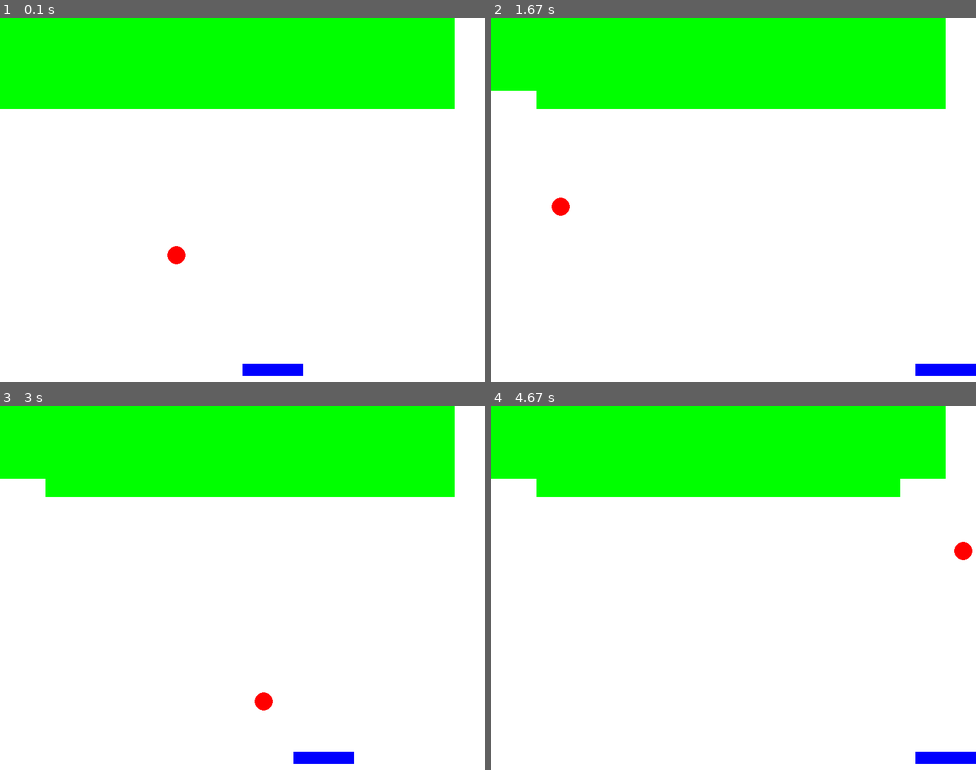
Above: before the commit, frames 1-4 (two rows, left to right).
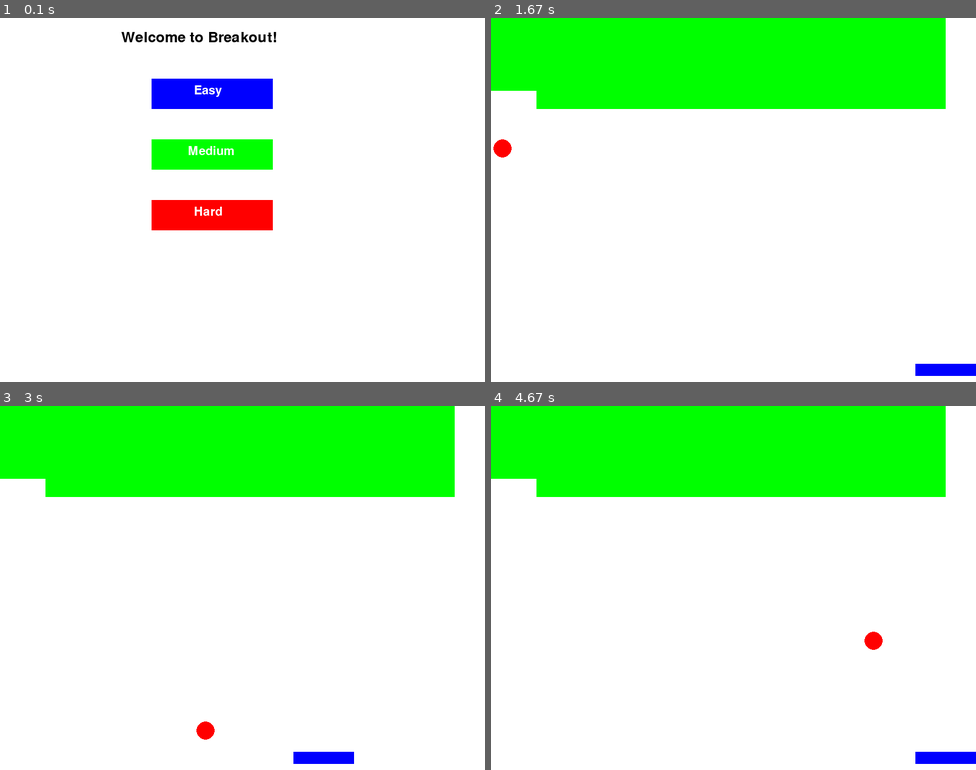
Above: after the commit, the same moments.

Repository: Oksana-KV51/PyGame
Game: pygame game, started from arcanoid.py
Two runs of this game, one before a commit and one after it. Both use one fixed random seed, a clock stepped at 60 frames per second and the inputs below.
Inputs (mouse positions are in pixels of both pictures, inside the frame that each line leads up to):
- Up to frame 1 (0.1 s): no input
- Up to frame 2 (1.67 s): click (704, 94) at 0.38 s, where only the run after the commit has a clickable "Easy"; hold Right 0.67-1.13 s; move the mouse to (714, 214) at 0.7 s; hold Right 1.17-1.63 s
- Up to frame 3 (3 s): hold Left 1.67-2.2 s; hold Left 2.23-2.63 s; hold Right from 2.67 s (still down)
- Up to frame 4 (4.67 s): release Right at 3.3 s; hold Left 3.33-3.8 s; hold Right 3.83-4.3 s; hold Right from 4.33 s (still down)

The runs differ from the first frame. In frame 1, 28% of the frame differs, in the area x 0-94%, y 0-99%; in frame 2, 0.3%; in frame 3, 0.3%; in frame 4, 0.8%.

Commit message:
add fale Ping-Pong

Diff:
--- /dev/null
+++ b/Ping-Pong.py
@@ -0,0 +1,109 @@
+#игра пинг-понг
+
+import pygame
+import random
+
+pygame.init()
+
+# Определение констант
+SCREEN_WIDTH = 800
+SCREEN_HEIGHT = 600
+PADDLE_WIDTH = 15
+PADDLE_HEIGHT = 100
+BALL_RADIUS = 7
+WHITE = (255, 255, 255)
+FPS = 60
+
+# Настройка экрана
+screen = pygame.display.set_mode((SCREEN_WIDTH, SCREEN_HEIGHT))
+pygame.display.set_caption("Пинг-Понг")
+
+clock = pygame.time.Clock()
+
+# Классы, описывающие игроков и мяч
+class Paddle:
+    def __init__(self, x, y):
+        self.rect = pygame.Rect(x, y, PADDLE_WIDTH, PADDLE_HEIGHT)
+        self.score = 0
+
+    def move(self, y):
+        self.rect.y += y
+        self.rect.y = max(self.rect.y, 0)
+        self.rect.y = min(self.rect.y, SCREEN_HEIGHT - PADDLE_HEIGHT)
+
+    def draw(self):
+        pygame.draw.rect(screen, WHITE, self.rect)
+
+class Ball:
+    def __init__(self, x, y):
+        self.rect = pygame.Rect(x, y, BALL_RADIUS * 2, BALL_RADIUS * 2)
+        self.dx = random.choice([-4, 4])
+        self.dy = random.choice([-4, 4])
+
+    def move(self):
+        self.rect.x += self.dx
+        self.rect.y += self.dy
+
+        if self.rect.top <= 0 or self.rect.bottom >= SCREEN_HEIGHT:
+            self.dy = -self.dy
+
+    def draw(self):
+        pygame.draw.ellipse(screen, WHITE, self.rect)
+
+    def reset(self):
+        self.rect.x = SCREEN_WIDTH // 2
+        self.rect.y = SCREEN_HEIGHT // 2
+        self.dx = random.choice([-4, 4])
+        self.dy = random.choice([-4, 4])
+
+# Инициализация игрока, компьютера и мяча
+player = Paddle(SCREEN_WIDTH - PADDLE_WIDTH - 20, SCREEN_HEIGHT // 2 - PADDLE_HEIGHT // 2)
+computer = Paddle(20, SCREEN_HEIGHT // 2 - PADDLE_HEIGHT // 2)
+ball = Ball(SCREEN_WIDTH // 2, SCREEN_HEIGHT // 2)
+
+running = True
+while running:
+    for event in pygame.event.get():
+        if event.type == pygame.QUIT:
+            running = False
+
+    keys = pygame.key.get_pressed()
+    if keys[pygame.K_UP]:
+        player.move(-10)
+    if keys[pygame.K_DOWN]:
+        player.move(10)
+
+    if ball.dx < 0:
+        if computer.rect.centery < ball.rect.centery:
+            computer.move(7)
+        else:
+            computer.move(-7)
+
+    ball.move()
+
+    if ball.rect.colliderect(player.rect) or ball.rect.colliderect(computer.rect):
+        ball.dx = -ball.dx
+
+    if ball.rect.left <= 0:
+        player.score += 1
+        ball.reset()
+
+    if ball.rect.right >= SCREEN_WIDTH:
+        computer.score += 1
+        ball.reset()
+
+    screen.fill((0, 0, 0))
+    player.draw()
+    computer.draw()
+    ball.draw()
+
+    if player.score == 10 or computer.score == 10:
+        running = False
+
+    pygame.display.flip()
+    clock.tick(FPS)
+
+# Завершение игры и вывод результатов
+print(f"Игрок пропустил: {computer.score} мячей")
+print(f"Компьютер пропустил: {player.score} мячей")
+pygame.quit()
--- /dev/null
+++ b/Snake.py
@@ -0,0 +1,123 @@
+# змейка
+
+import pygame
+import sys
+import random
+import time
+
+# Инициализация Pygame
+pygame.init()
+
+# Определение цветов
+black = (0, 0, 0)
+white = (255, 255, 255)
+red = (213, 50, 80)
+green = (0, 255, 0)
+blue = (50, 153, 213)
+
+# Размеры экрана
+screen_width = 600
+screen_height = 400
+
+# Создание экрана
+screen = pygame.display.set_mode((screen_width, screen_height))
+pygame.display.set_caption('Змейка')
+
+# Часы для контроля кадров в секунду
+clock = pygame.time.Clock()
+
+snake_block = 10
+snake_speed = 15
+
+font_style = pygame.font.SysFont("bahnschrift", 25)
+
+# Функция для отображения сообщения
+def message(msg, color):
+    mesg = font_style.render(msg, True, color)
+    screen.blit(mesg, [screen_width / 6, screen_height / 3])
+
+# Функция для отрисовки змейки
+def our_snake(snake_block, snake_list):
+    for x in snake_list:
+        pygame.draw.rect(screen, black, [x[0], x[1], snake_block, snake_block])
+
+# Основной цикл игры
+def gameLoop():
+    game_over = False
+    game_close = False
+
+    x1 = screen_width / 2
+    y1 = screen_height / 2
+
+    x1_change = 0
+    y1_change = 0
+
+    snake_List = []
+    Length_of_snake = 1
+
+    foodx = round(random.randrange(0, screen_width - snake_block) / 10.0) * 10.0
+    foody = round(random.randrange(0, screen_height - snake_block) / 10.0) * 10.0
+
+    while not game_over:
+
+        while game_close == True:
+            screen.fill(white)
+            message("You lost! Press Q-Quit or C-Play Again", red)
+            pygame.display.update()
+
+            for event in pygame.event.get():
+                if event.type == pygame.KEYDOWN:
+                    if event.key == pygame.K_q:
+                        game_over = True
+                        game_close = False
+                    if event.key == pygame.K_c:
+                        gameLoop()
+
+        for event in pygame.event.get():
+            if event.type == pygame.QUIT:
+                game_over = True
+            if event.type == pygame.KEYDOWN:
+                if event.key == pygame.K_LEFT:
+                    x1_change = -snake_block
+                    y1_change = 0
+                elif event.key == pygame.K_RIGHT:
+                    x1_change = snake_block
+                    y1_change = 0
+                elif event.key == pygame.K_UP:
+                    y1_change = -snake_block
+                    x1_change = 0
+                elif event.key == pygame.K_DOWN:
+                    y1_change = snake_block
+                    x1_change = 0
+
+        if x1 >= screen_width or x1 < 0 or y1 >= screen_height or y1 < 0:
+            game_close = True
+        x1 += x1_change
+        y1 += y1_change
+        screen.fill(white)
+        pygame.draw.rect(screen, green, [foodx, foody, snake_block, snake_block])
+        snake_Head = []
+        snake_Head.append(x1)
+        snake_Head.append(y1)
+        snake_List.append(snake_Head)
+        if len(snake_List) > Length_of_snake:
+            del snake_List[0]
+
+        for x in snake_List[:-1]:
+            if x == snake_Head:
+                game_close = True
+
+        our_snake(snake_block, snake_List)
+        pygame.display.update()
+
+        if x1 == foodx and y1 == foody:
+            foodx = round(random.randrange(0, screen_width - snake_block) / 10.0) * 10.0
+            foody = round(random.randrange(0, screen_height - snake_block) / 10.0) * 10.0
+            Length_of_snake += 1
+
+        clock.tick(snake_speed)
+
+    pygame.quit()
+    quit()
+
+gameLoop()
--- a/arcanoid.py
+++ b/arcanoid.py
@@ -3,10 +3,11 @@
 
 #дополни эту программу так чтобы шарик мог разрушать кирпичи
 
-#
+#добавь в код ниже меню при входе, которое позволит выбрать размер мяча, платвормы и скорость
 
 import pygame
 import random
+import sys
 
 # Инициализация Pygame
 pygame.init()
@@ -21,10 +22,78 @@
 blue = (0, 0, 255)
 red = (255, 0, 0)
 green = (0, 255, 0)
+black = (0, 0, 0)
 
 # ФПС и таймер
 clock = pygame.time.Clock()
 fps = 60
+
+
+# Функция для отображения текста
+def draw_text(text, font, color, surface, x, y):
+    textobj = font.render(text, 1, color)
+    textrect = textobj.get_rect()
+    textrect.topleft = (x, y)
+    surface.blit(textobj, textrect)
+
+
+# Меню настроек
+def game_menu():
+    ball_size = 30
+    paddle_width = 100
+    movement_speed = 6
+
+    while True:
+        screen.fill(white)
+        draw_text('Welcome to Breakout!', pygame.font.Font(None, 36), black, screen, 200, 20)
+
+        mx, my = pygame.mouse.get_pos()
+
+        button_1 = pygame.Rect(250, 100, 200, 50)
+        button_2 = pygame.Rect(250, 200, 200, 50)
+        button_3 = pygame.Rect(250, 300, 200, 50)
+
+        if button_1.collidepoint((mx, my)):
+            if click:
+                ball_size = 20
+                paddle_width = 80
+                movement_speed = 8
+        if button_2.collidepoint((mx, my)):
+            if click:
+                ball_size = 30
+                paddle_width = 100
+                movement_speed = 6
+        if button_3.collidepoint((mx, my)):
+            if click:
+                ball_size = 40
+                paddle_width = 120
+                movement_speed = 4
+
+        pygame.draw.rect(screen, blue, button_1)
+        pygame.draw.rect(screen, green, button_2)
+        pygame.draw.rect(screen, red, button_3)
+
+        draw_text('Easy', pygame.font.Font(None, 30), white, screen, 320, 110)
+        draw_text('Medium', pygame.font.Font(None, 30), white, screen, 310, 210)
+        draw_text('Hard', pygame.font.Font(None, 30), white, screen, 320, 310)
+
+        click = False
+        for event in pygame.event.get():
+            if event.type == pygame.QUIT:
+                pygame.quit()
+                sys.exit()
+            if event.type == pygame.MOUSEBUTTONDOWN:
+                if event.button == 1:
+                    click = True
+
+        pygame.display.update()
+        clock.tick(fps)
+
+        if click:
+            return ball_size, paddle_width, movement_speed
+
+# Получаем настройки из меню
+ball_size, paddle_width, movement_speed = game_menu()
 
 # Определение классов
 class Brick:
@@ -36,7 +105,7 @@
 
 class Paddle:
     def __init__(self, x, y):
-        self.rect = pygame.Rect(x, y, 100, 20)
+        self.rect = pygame.Rect(x, y, paddle_width, 20)
 
     def draw(self):
         pygame.draw.rect(screen, blue, self.rect)
@@ -51,7 +120,7 @@
 
 class Ball:
     def __init__(self, x, y):
-        self.rect = pygame.Rect(x, y, 30, 30)
+        self.rect = pygame.Rect(x, y, ball_size, ball_size)
         self.dx = random.choice([-4, 4])
         self.dy = random.choice([-4, 4])
 
